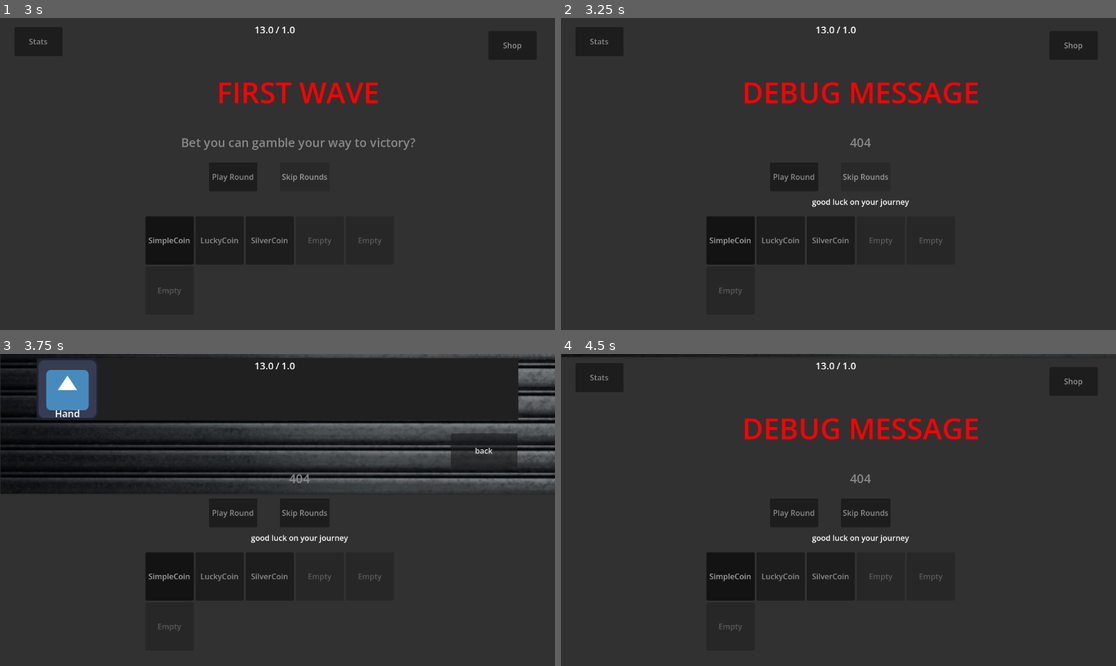
Above: before the commit, frames 1-4 (two rows, left to right).
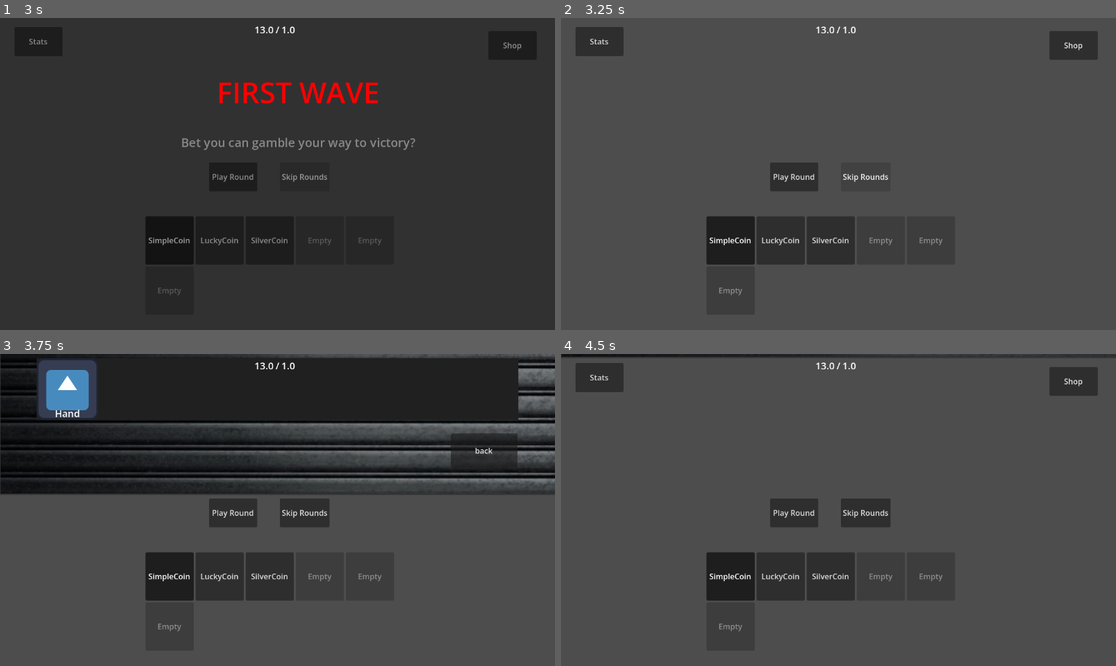
Above: after the commit, the same moments.

Repository: iceknith/Organ-Gambler-Full
Game: Godot game, scene res://src/game_scenes/main/main.tscn
Same seed, same stepped clock (60 frames per second), same inputs: the game is played once before the commit and once after it. The engine's default icon, where the game draws it, is replaced by a stand-in: a white triangle on a blue panel in a dark square.
Inputs (mouse positions are in pixels of both pictures, inside the frame that each line leads up to):
- Up to frame 1 (3 s): click "Play Round" at 0.5 s; click "Play Round" at 1.25 s; click "Skip Rounds" at 2 s; click "Skip Rounds" at 2.75 s
- Up to frame 2 (3.25 s): no input
- Up to frame 3 (3.75 s): click "Stats" at 3.5 s
- Up to frame 4 (4.5 s): tap Enter (ui_accept) at 4.25 s; move the mouse to (960, 494) at 4.27 s; hold D from 4.28 s (still down); hold Shift from 4.28 s (still down); click (960, 494) at 4.42 s

Frame 1 is identical in both runs. In frame 2, 89% of the frame differs, in the area x 0-100%, y 0-100%; in frame 3, 46%; in frame 4, 88%.

Commit message:
context array working

Diff:
--- a/src/game_datas/gameData.gd
+++ b/src/game_datas/gameData.gd
@@ -32,10 +32,6 @@
 func _ready() -> void:
 	new_wave.emit.call_deferred(1,wave_objective) # wait for the overlay to load before sending it's signall
 	request_context_message(MessageLoader.get_message("first_wave"))
-
-	request_context_message(MessageLoader.get_message("debug"))
-	request_context_message(MessageLoader.get_message("debug"))
-	request_context_message(MessageLoader.get_message("debug"))
 
 func next_wave() -> void:
 	print("Debug, wave info: wave n" + str(wave) + " wave objectif: " + str(wave_objective))
@@ -97,7 +93,12 @@
 
 func display_context_message():
 	if !message_array.is_empty():
-		Main.main.switch_to_scene("context")
+		# If the current scene is already "context"
+		if Main.main.sceneHistory[-1] != "context":
+			Main.main.switch_to_scene("context")
+
+		await get_tree().process_frame
+
 		print("displaying:" + message_array[0].title)
 		message.emit(message_array[0])
 		message_array.pop_at(0)
--- a/src/game_scenes/context/context.gd
+++ b/src/game_scenes/context/context.gd
@@ -18,9 +18,9 @@
 
 
 func connect_signals() -> void:
-	GameData.message.connect(display_message2)
+	GameData.message.connect(display_message)
 
-func display_message2(info:Messages):
+func display_message(info:Messages):
 	var t = Utils.text_processor( info.title)
 	print("CONTEXT : DISPLAYING MESSAGE :" + t)
 	title.text = t
@@ -29,10 +29,9 @@
 
 	# display timeout
 	if info.duration == 0 : await get_tree().create_timer(base_duration).timeout
-	else: await get_tree().create_timer(info.duration ).timeout
+	else: await get_tree().create_timer(info.duration).timeout
 	#clear()
 	context_finished.emit()
-
 
 func clear() -> void:
 	title.text = ""
--- a/src/messages/list/debug.tres
+++ b/src/messages/list/debug.tres
@@ -8,5 +8,4 @@
 title = "DEBUG MESSAGE"
 subtitle = "404"
 body = "good luck on your journey"
-duration = 5.0
 metadata/_custom_type_script = "uid://3dv47nyyfbid"
